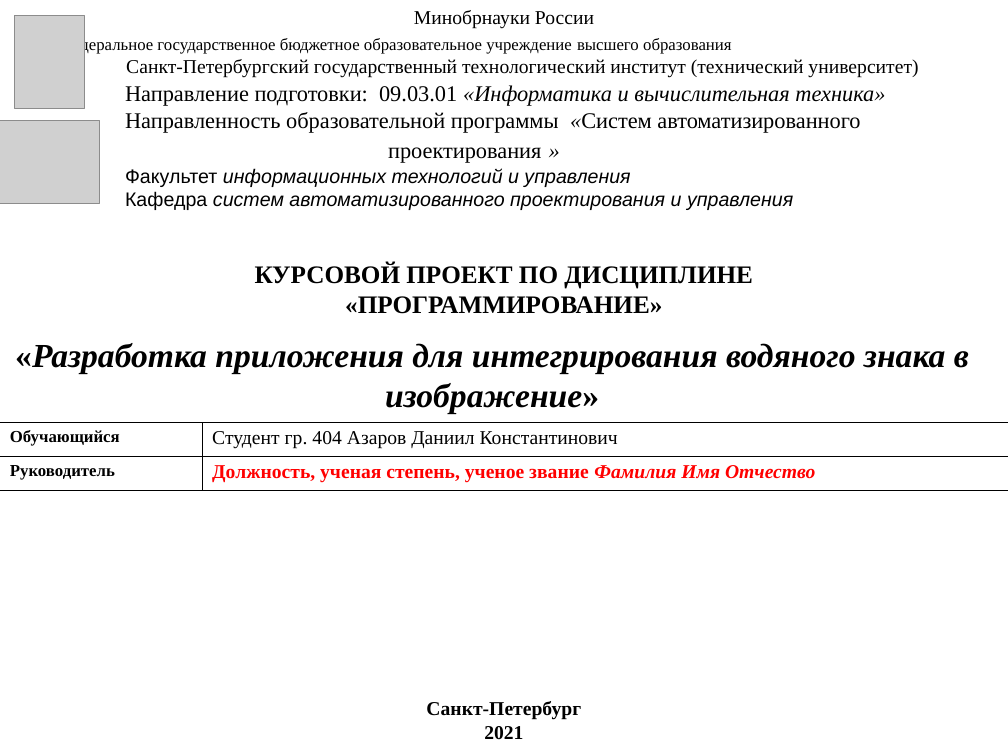
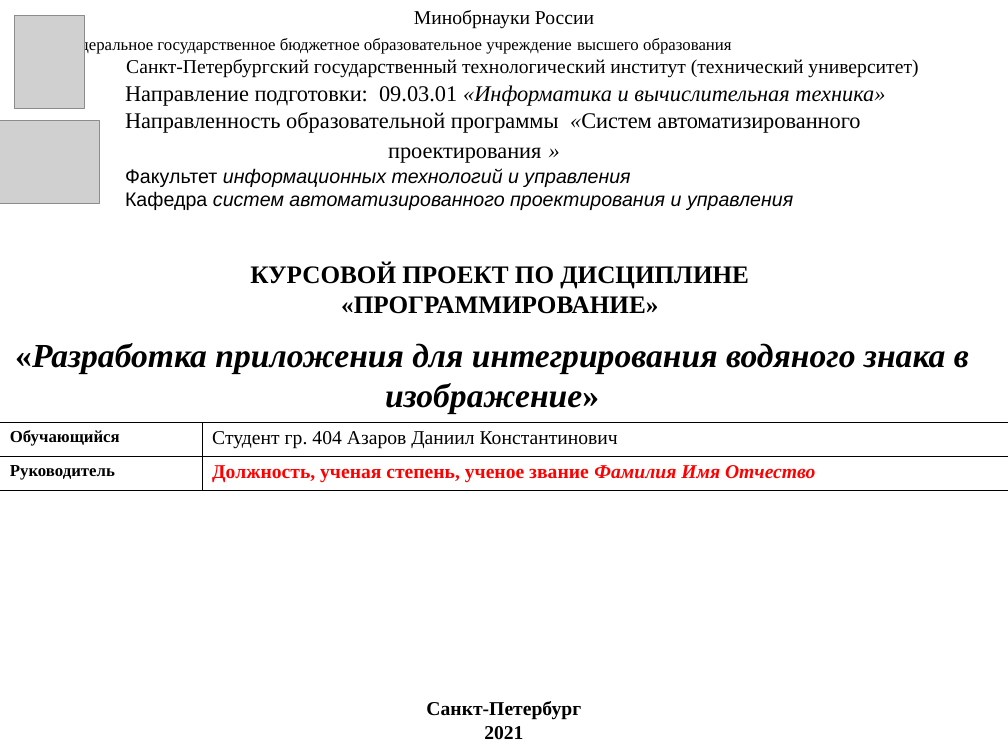
Before and after one commit to DanChoys1/DanChoys, a slide deck: slide 1 of КП презентация.ppt. Drawn at 1008x756 pixels with LibreOffice and Linux fonts; fonts in the diff are those of the drawing; grey boxes stand for pictures. Boxes give left, top, right and bottom in pixels: in the first picture for what was removed or moved away, otherwise in the second. Text is boxed around its words. In the diff, an @@ line names an element or a change of style, - is before the commit and + after.

```diff
--- a/КП презентация.ppt
+++ b/КП презентация.ppt
@@ text "КУРСОВОЙ ПРОЕКТ ПО ДИСЦИПЛИНЕ": place and size @@
-text "КУРСОВОЙ ПРОЕКТ ПО ДИСЦИПЛИНЕ" at (255,263,753,314)
+text "КУРСОВОЙ ПРОЕКТ ПО ДИСЦИПЛИНЕ" at (250,263,749,314)
```
Also in this commit, not shown: 4 other slides changed.
